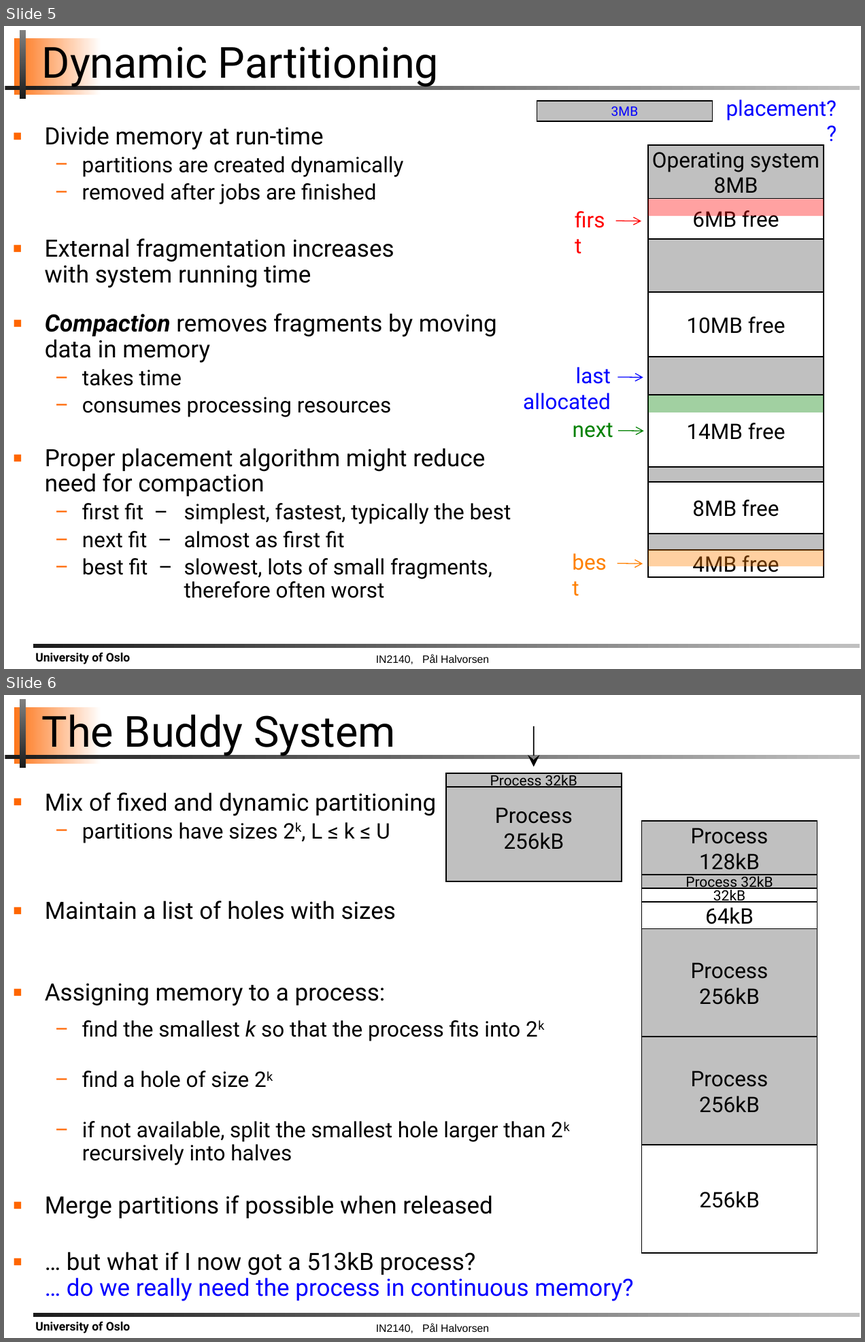
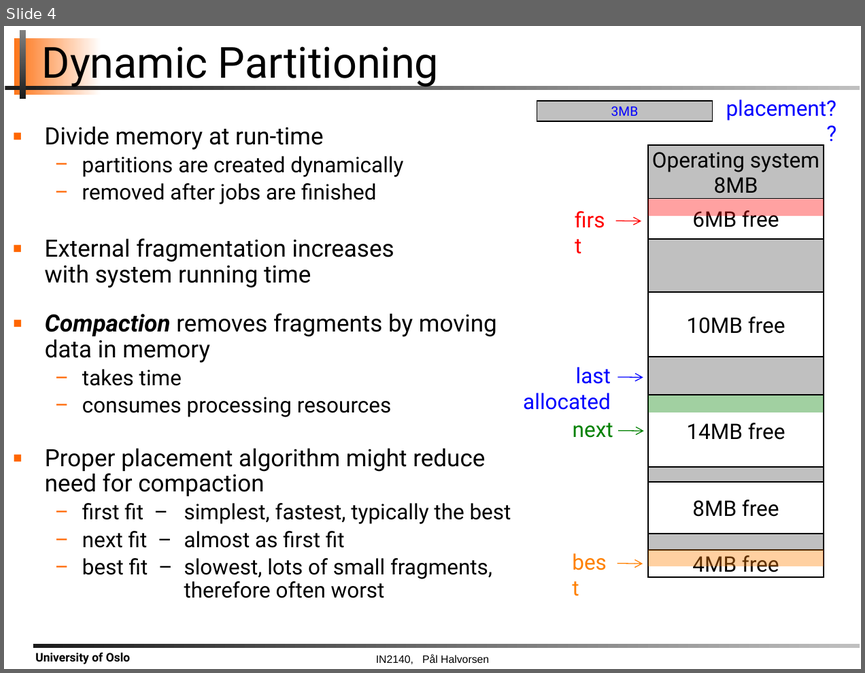
Before and after one commit to claraAsplund/IN2140_Oblig, a slide deck: plenum/02_mem_fit/slides/05-os-plenum-partitioning.pptx. Shown one above the other, each under a label of ours: slides 5 and 6 before the commit, slide 4 after it. The pictures are 865x1342 and 865x673 pixels, drawn with LibreOffice and Linux fonts; fonts in the diff are those of the drawing; background and template pictures are left out. Boxes give left, top, right and bottom in pixels: in the first picture for what was removed or moved away, otherwise in the second. Text is boxed around its words. In the diff, an @@ line names an element or a change of style, - is before the commit and + after.

```diff
--- a/plenum/02_mem_fit/slides/05-os-plenum-partitioning.pptx
+++ b/plenum/02_mem_fit/slides/05-os-plenum-partitioning.pptx
@@ slide 6 removed at box(4, 695, 861, 1338), background #FFFFFF; not listed: 6 template elements that a slide beside it also shows @@
@@ title removed at box(42, 708, 396, 758) @@
-The Buddy System
@@ arrow removed from (534, 726) to (534, 767) @@
@@ rectangle removed at box(446, 773, 621, 827) @@
-Process
-128kB
@@ rectangle removed at box(446, 773, 621, 881) @@
-Process
-256kB
@@ rectangle removed at box(446, 773, 621, 787) @@
-Process 32kB
@@ text removed at box(45, 792, 633, 1301) @@
-▪ Mix of fixed and dynamic partitioning
-  − partitions have sizes 2k, L ≤ k ≤ U
-▪ Maintain a list of holes with sizes
-▪ Assigning memory to a process:
-  − find the smallest k so that the process fits into 2k
-  − find a hole of size 2k
-  − if not available, split the smallest hole larger than 2k
-    recursively into halves
-▪ Merge partitions if possible when released
-▪ … but what if I now got a 513kB process?
-  … do we really need the process in continuous memory?
@@ rectangle removed at box(641, 821, 817, 1253) @@
-1MB
@@ rectangle removed at box(641, 821, 817, 1037) @@
-512kB
@@ rectangle removed at box(641, 821, 817, 929) @@
-256kB
@@ rectangle removed at box(641, 821, 817, 875) @@
-Process
-128kB
@@ rectangle removed at box(641, 875, 817, 929) @@
-128kB
@@ rectangle removed at box(641, 875, 817, 902) @@
-64kB
@@ rectangle removed at box(641, 875, 817, 889) @@
-Process 32kB
@@ rectangle removed at box(641, 888, 817, 902) @@
-32kB
@@ rectangle removed at box(641, 902, 817, 929) @@
-64kB
@@ rectangle removed at box(641, 929, 817, 1037) @@
-Process
-256kB
@@ rectangle removed at box(641, 1037, 817, 1253) @@
-512kB
@@ rectangle removed at box(641, 1037, 817, 1145) @@
-Process
-256kB
@@ rectangle removed at box(641, 1145, 817, 1253) @@
-256kB
@@ what was slide 5 is now slide 4 @@
```
Also in this commit, not shown: 1 slide changed, 2 slides added, 2 other slides removed.
